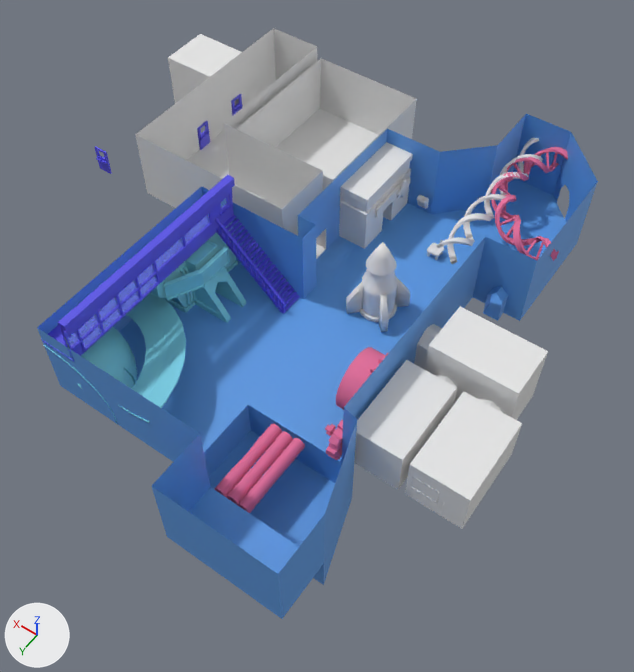
The FBX model Meshes/Levels/ScienceHub/ScienceHub.fbx as it was, and as the next commit left it.
Before and after are seen from a 50 mm camera at (-9.4, 50.8, 41.7) aimed at (9.2, 24.7, 0.7). Arrows for +X, +Y and +Z are at lower left; the lights stay in place. The picture after the commit comes second. Where no turn or scale is listed for an object, it has been applied to the vertices. Vertices at exactly the same position are counted once.

The older version as bpy lines, for what is in view:
```python
ob_dna_strand_001 = bpy.data.objects.new('DNA Strand.001', me_cube_105)
ob_dna_strand_001.location = (4.98, 4.85, 4.2)
ob_fakewindow = bpy.data.objects.new('FakeWindow', me_cube_059)
ob_fakewindow.location = (-1.64, 30.68, 2.69)
ob_infirmaryentrance = bpy.data.objects.new('InfirmaryEntrance', me_cube_014)
ob_infirmaryentrance.location = (11.94, 14.92, 1.1)
ob_mens_bathrooms_west = bpy.data.objects.new('Mens Bathrooms West', me_cube_068)
ob_mens_bathrooms_west.location = (-2.03, 27.3, 2.45)
ob_pulleybridge = bpy.data.objects.new('PulleyBridge', me_cylinder_001)
ob_pulleybridge.location = (5.71, 33.64, 0.75)
ob_stairs = bpy.data.objects.new('Stairs', me_cube_045)
ob_stairs.location = (11.7, 23.83, 1.1)
ob_stall_001 = bpy.data.objects.new('Stall.001', me_cube_054)
ob_stall_001.location = (-3.22, 29.76, 1.88)
ob_toilet = bpy.data.objects.new('Toilet', me_cylinder_004)
ob_toilet.location = (-3.39, 30.44, 1.1)
ob_urinal = bpy.data.objects.new('Urinal', me_cube_055)
ob_urinal.location = (-4.0, 25.94, 1.77)
# also in view: 'Spaceship' at (7.3, 21.1, 4.0); 'SpaceZoneEntrance' at (15.1, 32.5, 3.0); 'DNA Strand' at (2.7, 9.9, 4.2); 'BigHamsterWheel' at (3.9, 27.4, 3.3); 'ScienceCatwalkGlassFrame' at (16.4, 30.6, 6.3)
```
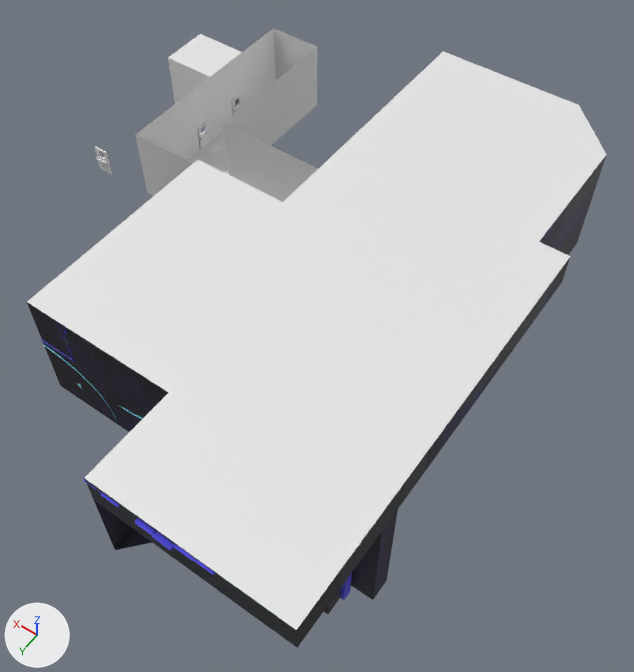
Not visible in the pictures: 'Urinal', 'Stall.001', 'Toilet'.

Changed parts and their boxes (x1, y1, x2, y2) in the pictures (634 x 672 px):
'ScienceCeiling', added
    after: (27, 51, 607, 630)
'Science Area', surface changed, reshaped (mostly hidden afterwards)
    before: (37, 114, 598, 619)
    after: (27, 156, 606, 648)
'InfirmaryEntrance', deleted
    before: (237, 58, 417, 249)
'Mens Bathrooms West', deleted
    before: (405, 392, 522, 529)
'ScienceBathrooms', deleted
    before: (414, 306, 548, 420)
'WomansBathroomsWest', deleted
    before: (354, 360, 457, 489)
'PulleyBridge', deleted (pink)
    before: (214, 423, 305, 513)
'DNA Strand.001', deleted
    before: (437, 138, 543, 264)
'WorkshopOuters', added (mostly hidden)
    after: (84, 479, 352, 600)
'Radiator', deleted
    before: (411, 489, 432, 509)
'FakeWindow', deleted
    before: (411, 476, 438, 502)
part 1 of me_cube_002, built on
    before: (37, 186, 357, 619)
    after: (27, 156, 606, 648)
part 2 of me_cube_002, surface changed (blue)
    before: (341, 408, 357, 462)
part 3 of me_cube_049, deleted
    before: (58, 175, 233, 326)
'SpaceZoneEntrance', unchanged, covered by the edit
    before: (44, 293, 186, 424)
    after: (44, 345, 143, 424)
'Spaceship', unchanged, covered by the edit
    before: (346, 242, 410, 332)
'CyberZoneEntrance', unchanged, covered by the edit
    before: (150, 222, 246, 323)
'Stairs', unchanged, covered by the edit
    before: (215, 215, 300, 314)

The change, as a diff of the scene's bpy script:
```diff
--- a/Meshes/Levels/ScienceHub/ScienceHub.fbx.py
+++ b/Meshes/Levels/ScienceHub/ScienceHub.fbx.py
@@ mat_sciencehub @@
 mat_sciencehub = principled_material('ScienceHub')
-mat_sciencehub.base_color = (0.11, 0.34, 0.8)  # blue #5d9ee7
+mat_sciencehub.texture = img_sciencehub_base_color_png
@@ me_cube_002 @@
-me_cube_002.from_pydata(...)  # 151 vertices, 117 faces; spans x -1.0..17.7, y 5.1..38.8, z -2.6..5.3
+me_cube_002.from_pydata(...)  # 243 vertices, 201 faces; spans x -2.8..17.7, y 5.1..40.8, z -2.6..7.4
+# me_cube_002 part 1: 15 vertices moved from x -0.4..17.7, y 21.0..38.8, z 0.1..5.3 to x 1.2..17.7, y 21.0..40.8, z -0.3..7.4; 11 vertices removed from x -0.4..6.8, y 30.5..38.8, z -2.6..5.3; 103 vertices added at x -2.8..17.7, y 5.1..40.8, z -2.6..7.4
+# me_cube_002 part 2: 2 kept faces spanning x 1.2..2.1, y 30.3, z 0.1..5.3 get new texture (UV) coordinates
 me_cube_002.materials.append(mat_sciencehub)
@@ me_cube_049 @@
-me_cube_049.from_pydata(...)  # 135 vertices, 106 faces; spans x -1.51..1.16, y -1.16..11.92, z -0.07..3.08
+me_cube_049.from_pydata(...)  # 126 vertices, 90 faces; spans x -1.51..1.16, y -1.16..11.92, z -0.07..3.08
+# me_cube_049 part 3
+# 9 vertices are removed from x -1.21, y -1.16..11.92, z 3.08
+# 16 faces are deleted
 me_cube_049.materials.append(mat_sciencehub2)
@@ me_cube_229 @@
+me_cube_229.from_pydata([(8.4, 35.4, 7.4), (8.4, 40.8, 7.4), (-2.8, 40.8, 7.4), (-2.8, 34.6, 7.4), (-1.0, 16.9, 7.4), (-2.8, 16.9, 7.4), (17.7, 35.4, 7.4), (11.7, 22.3, 7.4), (17.7, 22.3, 7.4), (-1.0, 8.4, 7.4), (2.2, 5.1, 7.4), (11.7, 5.1, 7.4)], [], [(0, 3, 2, 1), (3, 0, 4, 5), (4, 0, 7), (7, 0, 6, 8), (4, 7, 10, 9), (10, 7, 11)])
+me_cube_229.materials.append(mat_bathroomswest)  # white #e7e7e7
@@ ob_mens_bathrooms_west @@
-ob_mens_bathrooms_west = bpy.data.objects.new('Mens Bathrooms West', me_cube_068)
@@ ob_urinal @@
-ob_urinal = bpy.data.objects.new('Urinal', me_cube_055)
@@ ob_stall_001 @@
-ob_stall_001 = bpy.data.objects.new('Stall.001', me_cube_054)
@@ ob_dna_strand_001 @@
-ob_dna_strand_001 = bpy.data.objects.new('DNA Strand.001', me_cube_105)
@@ ob_infirmaryentrance @@
-ob_infirmaryentrance = bpy.data.objects.new('InfirmaryEntrance', me_cube_014)
@@ ob_pulleybridge @@
-ob_pulleybridge = bpy.data.objects.new('PulleyBridge', me_cylinder_001)
@@ ob_toilet @@
-ob_toilet = bpy.data.objects.new('Toilet', me_cylinder_004)
@@ ob_fakewindow @@
-ob_fakewindow = bpy.data.objects.new('FakeWindow', me_cube_059)
@@ ob_womansbathroomswest @@
-ob_womansbathroomswest = bpy.data.objects.new('WomansBathroomsWest', me_cube_071)
@@ ob_sciencebathrooms @@
-ob_sciencebathrooms = bpy.data.objects.new('ScienceBathrooms', me_cube_036)
@@ ob_radiator @@
-ob_radiator = bpy.data.objects.new('Radiator', me_cube_066)
@@ ob_scienceceiling @@
+ob_scienceceiling = bpy.data.objects.new('ScienceCeiling', me_cube_229)
+ob_scienceceiling.location = (0.94, 0.79, 1.0)
@@ ob_workshopouters @@
+ob_workshopouters = bpy.data.objects.new('WorkshopOuters', me_cube_207)  # 638 vertices, 518 faces; spans x -6.8..3.58, y -5.36..1.29, z -2.71..7.19; in mat_sciencehub2 (blue #564fe7)
+ob_workshopouters.location = (5.88, 40.59, 1.1)
```
